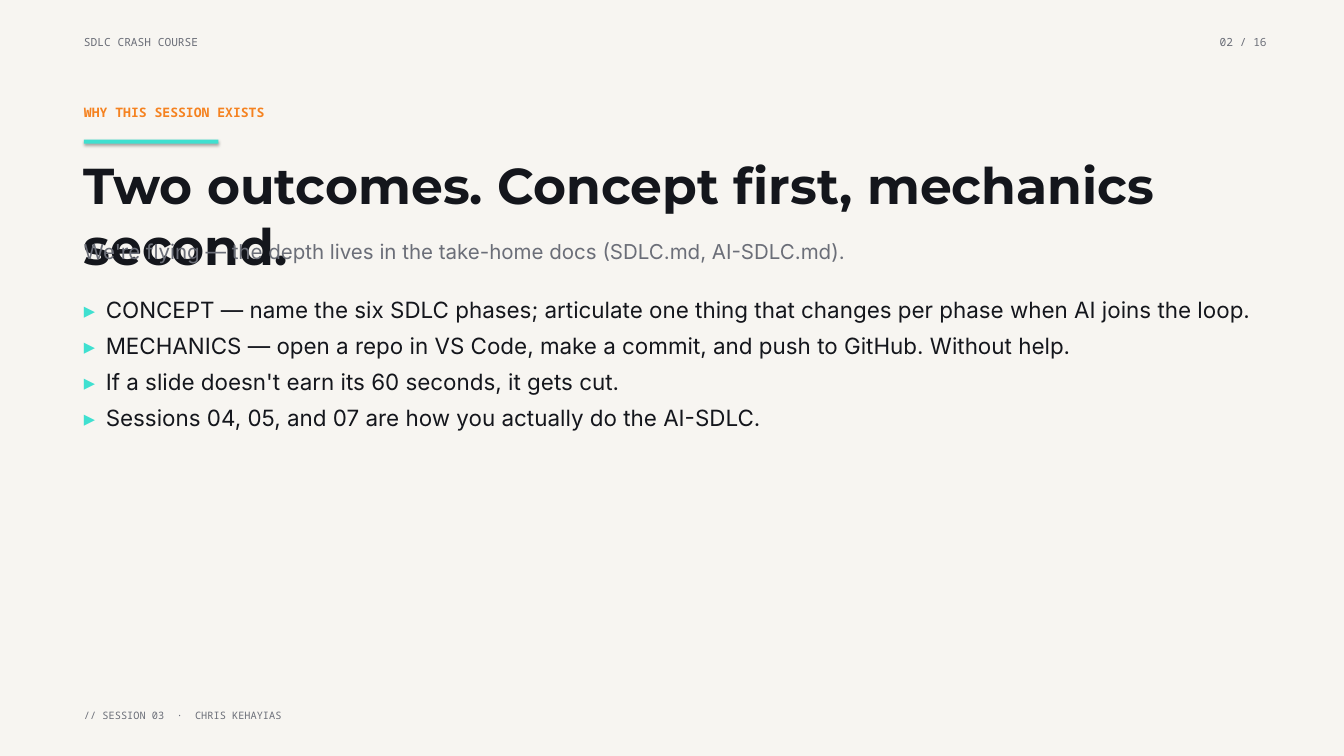
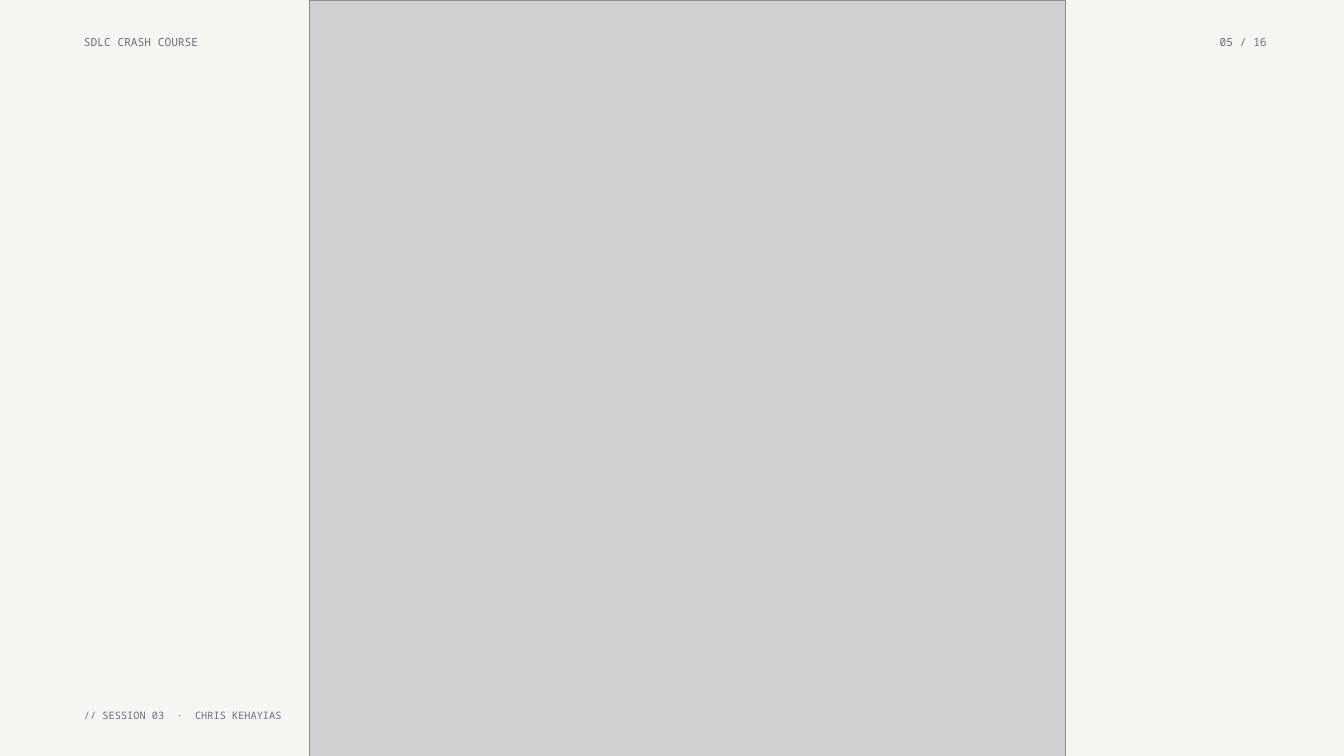
Before and after one commit to chriskehayias/ContextEngineering, a slide deck: slide 6 of schedule/03-sdlc-crash-course/03-sdlc-crash-course.pptx (slide 2 before the commit). Drawn at 1344x756 pixels with LibreOffice and Linux fonts; fonts in the diff are those of the drawing; grey boxes stand for pictures. Boxes give left, top, right and bottom in pixels: in the first picture for what was removed or moved away, otherwise in the second. Text is boxed around its words. In the diff, an @@ line names an element or a change of style, - is before the commit and + after.

Commit message:
Updated the slide decks

```diff
--- a/schedule/03-sdlc-crash-course/03-sdlc-crash-course.pptx
+++ b/schedule/03-sdlc-crash-course/03-sdlc-crash-course.pptx
@@ picture added at [309,0,1065,756] @@
@@ text at [1220,38,1266,46]: text changed @@
-02 / 16
+05 / 16
@@ text removed at [84,107,264,117] @@
-WHY THIS SESSION EXISTS
@@ rectangle removed at [84,140,218,144] @@
@@ text removed at [84,164,1154,266] @@
-Two outcomes. Concept first, mechanics second.
@@ text removed at [84,241,845,264] @@
-We're flying — the depth lives in the take-home docs (SDLC.md, AI-SDLC.md).
@@ text removed at [106,301,1249,431] @@
-▸ CONCEPT — name the six SDLC phases; articulate one thing that changes per phase when AI joins the loop.
-▸ MECHANICS — open a repo in VS Code, make a commit, and push to GitHub. Without help.
-▸ If a slide doesn't earn its 60 seconds, it gets cut.
-▸ Sessions 04, 05, and 07 are how you actually do the AI-SDLC.
```
Also in this commit, not shown: 9 other slides changed, 1 slide added, 4 other files.
